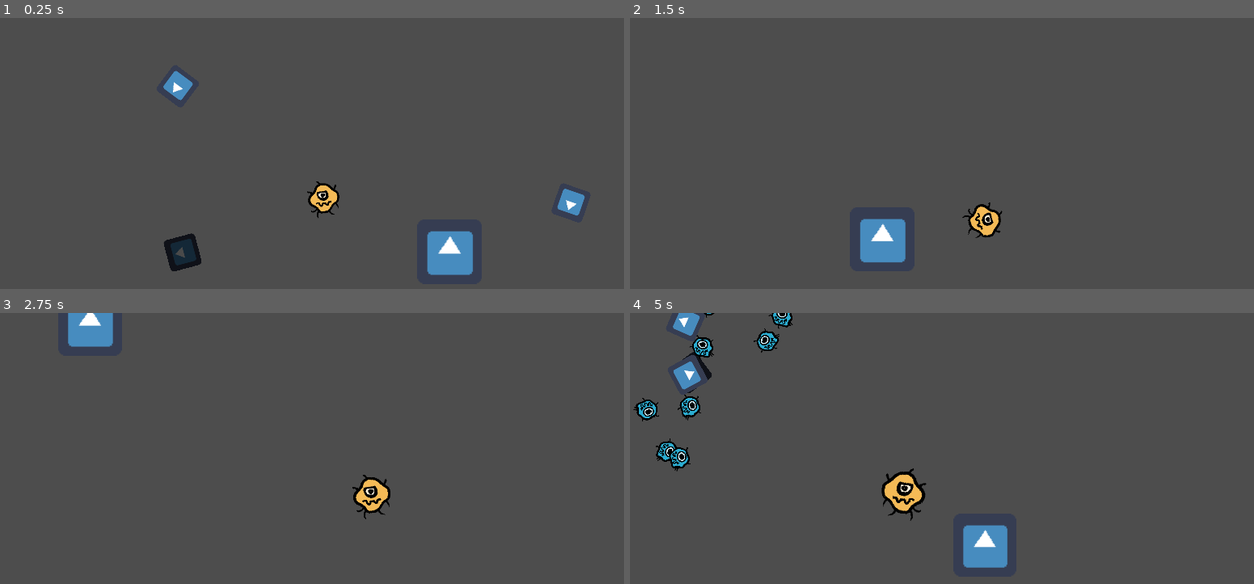
Above: before the commit, frames 1-4 (two rows, left to right).
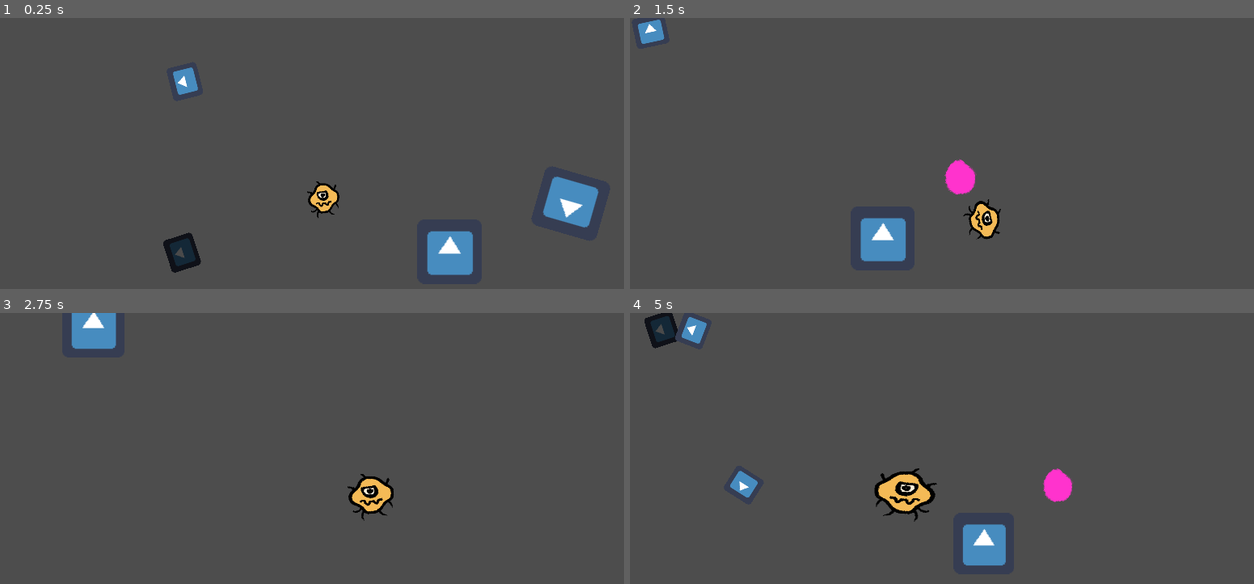
Above: after the commit, the same moments.

Repository: AlexPham0209/DishOut
Game: Godot game, scene res://src/Scenes/TestScene/PoisonTest.tscn
Two runs of this game, one before a commit and one after it. Both use one fixed random seed, a clock stepped at 60 frames per second and the inputs below. The project has no main scene, so this scene is started directly. The engine's default icon, where the game draws it, is replaced by a stand-in: a white triangle on a blue panel in a dark square.
Inputs:
- Up to frame 1 (0.25 s): no input
- Up to frame 2 (1.5 s): tap Enter at 0.5 s; hold D (Right) 0.53-1.28 s; tap Space (Interact) at 0.6, 1.35 s; hold S (Down) from 1.28 s (still down)
- Up to frame 3 (2.75 s): release S (Down) at 2.03 s; hold D (Right) from 2.03 s (still down); tap Space (Interact) at 2.1 s
- Up to frame 4 (5 s): release D (Right) at 2.78 s; hold W (Up) 2.78-3.53 s; tap Space (Interact) at 2.85, 3.6, 4.35 s; hold A (Left) from 3.53 s (still down)

The runs differ from the first frame. In frame 1, 1.4% of the frame differs, in the area x 26-96%, y 18-95%; in frame 2, 1.2%; in frame 3, 0.8%; in frame 4, 4.2%, in the area x 0-71%, y 0-95%.
Error before the commit: Parse Error: Preload file "res://src/Scenes/PoisonTimer.tscn" does not exist. (res://src/Scripts/Effects/PoisonEffect.gd:4)

Commit message:
Added a lot and I forgot to commit so I'm doing it now

Diff:
--- a/src/Scenes/Amoeba.tscn
+++ b/src/Scenes/Amoeba.tscn
@@ -1,16 +1,56 @@
-[gd_scene load_steps=5 format=3 uid="uid://c0utwiykrhy5g"]
+[gd_scene load_steps=9 format=3 uid="uid://c0utwiykrhy5g"]
 
 [ext_resource type="Script" path="res://src/Scripts/Cells/Amoeba.gd" id="1_3xfsd"]
 [ext_resource type="Texture2D" uid="uid://cn6w2amcfartv" path="res://src/Assets/Art/Petra/Pro_1.png" id="2_j3dh1"]
+[ext_resource type="Script" path="res://src/Scripts/Camera.gd" id="3_tjka0"]
 
 [sub_resource type="RectangleShape2D" id="RectangleShape2D_ul07s"]
 size = Vector2(32, 38)
+
+[sub_resource type="Animation" id="Animation_hxeeq"]
+resource_name = "Walk"
+length = 0.5
+loop_mode = 1
+tracks/0/type = "value"
+tracks/0/imported = false
+tracks/0/enabled = true
+tracks/0/path = NodePath("Sprite:scale")
+tracks/0/interp = 2
+tracks/0/loop_wrap = true
+tracks/0/keys = {
+"times": PackedFloat32Array(0, 0.233333, 0.5),
+"transitions": PackedFloat32Array(1, 2.2974, 1),
+"update": 0,
+"values": [Vector2(0.25, 0.25), Vector2(0.275, 0.2), Vector2(0.25, 0.25)]
+}
+
+[sub_resource type="Animation" id="Animation_1pqbn"]
+length = 0.001
+tracks/0/type = "value"
+tracks/0/imported = false
+tracks/0/enabled = true
+tracks/0/path = NodePath("Sprite:scale")
+tracks/0/interp = 1
+tracks/0/loop_wrap = true
+tracks/0/keys = {
+"times": PackedFloat32Array(0),
+"transitions": PackedFloat32Array(1),
+"update": 0,
+"values": [Vector2(0.25, 0.25)]
+}
+
+[sub_resource type="AnimationLibrary" id="AnimationLibrary_13a7h"]
+_data = {
+"RESET": SubResource("Animation_1pqbn"),
+"Walk": SubResource("Animation_hxeeq")
+}
 
 [sub_resource type="RectangleShape2D" id="RectangleShape2D_5d8oh"]
 
 [node name="Amoeba" type="CharacterBody2D"]
 script = ExtResource("1_3xfsd")
-growth = 1
+cam_growth_rate = 0.005
+scale_growth_rate = 0.075
 
 [node name="Sprite" type="Sprite2D" parent="."]
 scale = Vector2(0.25, 0.25)
@@ -23,8 +63,16 @@
 scale = Vector2(1e-05, 1e-05)
 process_callback = 0
 position_smoothing_enabled = true
+script = ExtResource("3_tjka0")
+NOISE_SHAKE_SPEED = 5.0
+NOISE_SHAKE_STRENGTH = 10.0
+SHAKE_DECAY_RATE = 1.5
+time = 0.1
 
 [node name="AnimationPlayer" type="AnimationPlayer" parent="."]
+libraries = {
+"": SubResource("AnimationLibrary_13a7h")
+}
 
 [node name="EatArea" type="Area2D" parent="."]
 collision_mask = 0
--- /dev/null
+++ b/src/Scenes/Blood.tscn
@@ -0,0 +1,32 @@
+[gd_scene load_steps=3 format=3 uid="uid://b8yujopof8a6l"]
+
+[ext_resource type="Texture2D" uid="uid://b3b58d4pv3410" path="res://src/Assets/Art/Blood.png" id="1_y7le8"]
+[ext_resource type="Script" path="res://src/Scripts/Blood.gd" id="2_cy6a1"]
+
+[node name="Blood" type="CPUParticles2D"]
+self_modulate = Color(1, 0.2, 0.2, 1)
+position = Vector2(151, 100)
+amount = 100
+lifetime = 0.25
+speed_scale = 2.0
+explosiveness = 1.0
+randomness = 0.6
+lifetime_randomness = 0.5
+texture = ExtResource("1_y7le8")
+emission_shape = 1
+emission_sphere_radius = 1.0
+spread = 75.0
+gravity = Vector2(0, 0)
+initial_velocity_min = 100.0
+initial_velocity_max = 350.0
+angle_max = 90.0
+scale_amount_min = 0.0
+scale_amount_max = 0.25
+script = ExtResource("2_cy6a1")
+
+[node name="Timer" type="Timer" parent="."]
+wait_time = 0.1
+one_shot = true
+autostart = true
+
+[connection signal="timeout" from="Timer" to="." method="_on_timer_timeout"]
--- a/src/Scenes/Enemy/Cell.tscn
+++ b/src/Scenes/Enemy/Cell.tscn
@@ -9,9 +9,47 @@
 [ext_resource type="Script" path="res://src/Scripts/States/DeathState.gd" id="7_25yi1"]
 [ext_resource type="Script" path="res://src/Scripts/Effects/Effect.gd" id="8_phfqo"]
 [ext_resource type="Resource" uid="uid://b52ef2wvfkw46" path="res://src/Resources/Effects/GrowEffect.tres" id="9_1jlkj"]
+[ext_resource type="PackedScene" uid="uid://b8yujopof8a6l" path="res://src/Scenes/Blood.tscn" id="10_vp6py"]
 
 [sub_resource type="RectangleShape2D" id="RectangleShape2D_qq0lg"]
-size = Vector2(12, 12)
+size = Vector2(33, 32)
+
+[sub_resource type="Animation" id="Animation_wouwy"]
+resource_name = "Walk"
+length = 0.5
+tracks/0/type = "value"
+tracks/0/imported = false
+tracks/0/enabled = true
+tracks/0/path = NodePath("Icon:scale")
+tracks/0/interp = 2
+tracks/0/loop_wrap = true
+tracks/0/keys = {
+"times": PackedFloat32Array(0, 0.233333, 0.5),
+"transitions": PackedFloat32Array(1, 2.92817, 1),
+"update": 0,
+"values": [Vector2(1, 1), Vector2(1.05, 0.95), Vector2(1, 1)]
+}
+
+[sub_resource type="Animation" id="Animation_10ycn"]
+length = 0.001
+tracks/0/type = "value"
+tracks/0/imported = false
+tracks/0/enabled = true
+tracks/0/path = NodePath("Icon:scale")
+tracks/0/interp = 1
+tracks/0/loop_wrap = true
+tracks/0/keys = {
+"times": PackedFloat32Array(0),
+"transitions": PackedFloat32Array(1),
+"update": 0,
+"values": [Vector2(0.5, 0.5)]
+}
+
+[sub_resource type="AnimationLibrary" id="AnimationLibrary_u65de"]
+_data = {
+"RESET": SubResource("Animation_10ycn"),
+"Walk": SubResource("Animation_wouwy")
+}
 
 [node name="Cell" type="CharacterBody2D"]
 script = ExtResource("1_rcpp6")
@@ -42,6 +80,12 @@
 [node name="Death" parent="States" instance=ExtResource("5_ft01m")]
 script = ExtResource("7_25yi1")
 effects = Array[ExtResource("8_phfqo")]([ExtResource("9_1jlkj")])
+blood = ExtResource("10_vp6py")
+
+[node name="AnimationPlayer" type="AnimationPlayer" parent="."]
+libraries = {
+"": SubResource("AnimationLibrary_u65de")
+}
 
 [connection signal="area_entered" from="Overlap" to="." method="player_enter"]
 [connection signal="area_exited" from="Overlap" to="." method="player_exit"]
--- a/src/Scenes/Enemy/Chaser.tscn
+++ b/src/Scenes/Enemy/Chaser.tscn
@@ -8,12 +8,20 @@
 [ext_resource type="Script" path="res://src/Scripts/States/AttackingState.gd" id="4_mjn46"]
 
 [node name="Chaser" instance=ExtResource("1_fb81a")]
+scale = Vector2(0.5, 0.5)
 script = ExtResource("2_xkoax")
 
 [node name="Sight" parent="." index="2" node_paths=PackedStringArray("entity", "state_machine") instance=ExtResource("3_6v82l")]
+visible = false
 entity = NodePath("..")
 state_machine = NodePath("../States")
 reaction_state = "Attacking"
+
+[node name="Enter" parent="Sight" index="0"]
+visible = true
+
+[node name="Exit" parent="Sight" index="1"]
+visible = true
 
 [node name="Death" parent="States" index="1"]
 effects = Array[ExtResource("4_hgosk")]([])
@@ -22,3 +30,5 @@
 script = ExtResource("4_mjn46")
 chase_speed = 125.0
 sprite = NodePath("../../Icon")
+
+[editable path="Sight"]
--- a/src/Scenes/Enemy/Fleer.tscn
+++ b/src/Scenes/Enemy/Fleer.tscn
@@ -6,15 +6,22 @@
 [ext_resource type="Script" path="res://src/Scripts/States/FleeingState.gd" id="2_wbhrk"]
 
 [node name="Fleer" instance=ExtResource("1_8fvpo")]
+scale = Vector2(0.25, 0.25)
 
 [node name="Icon" parent="." index="0"]
-scale = Vector2(0.25, 0.25)
 texture = ExtResource("2_8dbb2")
 
 [node name="Sight" parent="." index="2" node_paths=PackedStringArray("entity", "state_machine") instance=ExtResource("2_36aop")]
+scale = Vector2(4, 4)
 entity = NodePath("..")
 state_machine = NodePath("../States")
 reaction_state = "Fleeing"
+
+[node name="Enter" parent="Sight" index="0"]
+visible = true
+
+[node name="Exit" parent="Sight" index="1"]
+visible = true
 
 [node name="Fleeing" type="Node2D" parent="States" index="2" node_paths=PackedStringArray("sprite")]
 script = ExtResource("2_wbhrk")
--- a/src/Scenes/Enemy/Poisoner.tscn
+++ b/src/Scenes/Enemy/Poisoner.tscn
@@ -3,3 +3,4 @@
 [ext_resource type="PackedScene" uid="uid://bqdpfstiq5rfb" path="res://src/Scenes/Enemy/Cell.tscn" id="1_x7hw2"]
 
 [node name="Poisoner" instance=ExtResource("1_x7hw2")]
+scale = Vector2(0.5, 0.5)
--- a/src/Scenes/Enemy/Spawner.tscn
+++ b/src/Scenes/Enemy/Spawner.tscn
@@ -4,6 +4,7 @@
 [ext_resource type="PackedScene" uid="uid://rdbuxekfhsk1" path="res://src/Scenes/Components/SpawnTimer.tscn" id="2_sfx1n"]
 
 [node name="Spawner" instance=ExtResource("1_7011t")]
+scale = Vector2(0.5, 0.5)
 
 [node name="Icon" parent="." index="0"]
 modulate = Color(0.288518, 0.288518, 0.288518, 1)
--- a/src/Scenes/Enemy/Splitter.tscn
+++ b/src/Scenes/Enemy/Splitter.tscn
@@ -6,6 +6,7 @@
 [ext_resource type="PackedScene" uid="uid://dcwe2fhdssqod" path="res://src/Scenes/Enemy/Fleer.tscn" id="4_ermjx"]
 
 [node name="Splitter" instance=ExtResource("1_wdi83")]
+scale = Vector2(0.5, 0.5)
 
 [node name="Sight" parent="." index="2" node_paths=PackedStringArray("entity", "state_machine") instance=ExtResource("2_0njqb")]
 entity = NodePath("..")
--- /dev/null
+++ b/src/Scenes/Levels/Level.tscn
@@ -0,0 +1,59 @@
+[gd_scene load_steps=8 format=3 uid="uid://dvt6tmyt3u46e"]
+
+[ext_resource type="Shader" path="res://src/Shaders/Vignette.gdshader" id="1_pwt6p"]
+[ext_resource type="PackedScene" uid="uid://c0utwiykrhy5g" path="res://src/Scenes/Amoeba.tscn" id="2_7tf01"]
+[ext_resource type="PackedScene" uid="uid://dni3h0123ehkk" path="res://src/Scenes/Enemy/Spawner.tscn" id="2_e6vjr"]
+[ext_resource type="Shader" path="res://src/Shaders/ChromaticAberration.gdshader" id="2_xsx4r"]
+[ext_resource type="PackedScene" uid="uid://uv30qc2qalff" path="res://src/Scenes/Enemy/Splitter.tscn" id="3_q2wcw"]
+
+[sub_resource type="ShaderMaterial" id="ShaderMaterial_lhn4t"]
+shader = ExtResource("1_pwt6p")
+shader_parameter/inner_radius = 0.1
+shader_parameter/outer_radius = 0.75
+shader_parameter/vignette_strength = 0.5
+shader_parameter/dither_strength = 0.03
+shader_parameter/vignette_color = Color(0, 0, 0, 1)
+
+[sub_resource type="ShaderMaterial" id="ShaderMaterial_2dgtv"]
+shader = ExtResource("2_xsx4r")
+shader_parameter/r_displacement = Vector2(1, 0)
+shader_parameter/g_displacement = Vector2(0, 0)
+shader_parameter/b_displacement = Vector2(-1, 0)
+
+[node name="Level" type="Node2D"]
+
+[node name="Enemies" type="Node2D" parent="."]
+
+[node name="Splitter" parent="Enemies" instance=ExtResource("3_q2wcw")]
+position = Vector2(422, 58)
+
+[node name="Spawner" parent="Enemies" instance=ExtResource("2_e6vjr")]
+position = Vector2(185, 228)
+
+[node name="Effects" type="CanvasLayer" parent="."]
+
+[node name="Viginette" type="ColorRect" parent="Effects"]
+material = SubResource("ShaderMaterial_lhn4t")
+offset_right = 640.0
+offset_bottom = 360.0
+
+[node name="ChromaticAberration" type="ColorRect" parent="Effects"]
+material = SubResource("ShaderMaterial_2dgtv")
+offset_right = 640.0
+offset_bottom = 360.0
+
+[node name="ParallaxBackground" type="ParallaxBackground" parent="."]
+scroll_ignore_camera_zoom = true
+
+[node name="ParallaxLayer" type="ParallaxLayer" parent="ParallaxBackground"]
+motion_scale = Vector2(0, 0)
+
+[node name="ColorRect" type="ColorRect" parent="ParallaxBackground/ParallaxLayer"]
+offset_right = 640.0
+offset_bottom = 360.0
+color = Color(0.266575, 0.266575, 0.266575, 1)
+
+[node name="Amoeba" parent="." instance=ExtResource("2_7tf01")]
+position = Vector2(311, 174)
+cam_growth_rate = 0.01
+scale_growth_rate = 0.15
--- a/src/Scenes/TestScene/PoisonTest.tscn
+++ b/src/Scenes/TestScene/PoisonTest.tscn
@@ -1,9 +1,7 @@
-[gd_scene load_steps=9 format=3 uid="uid://df2vjeh54kjpx"]
+[gd_scene load_steps=7 format=3 uid="uid://df2vjeh54kjpx"]
 
 [ext_resource type="PackedScene" uid="uid://bqdpfstiq5rfb" path="res://src/Scenes/Enemy/Cell.tscn" id="1_3vtr1"]
 [ext_resource type="Script" path="res://src/Scripts/Effects/Effect.gd" id="2_650wc"]
-[ext_resource type="Resource" uid="uid://b52ef2wvfkw46" path="res://src/Resources/Effects/GrowEffect.tres" id="3_w60cc"]
-[ext_resource type="Resource" uid="uid://dsc67v6ykr7oo" path="res://src/Resources/Effects/PoisonEffect.tres" id="4_sasut"]
 [ext_resource type="PackedScene" uid="uid://c0utwiykrhy5g" path="res://src/Scenes/Amoeba.tscn" id="5_oan0j"]
 [ext_resource type="Texture2D" uid="uid://c8022nv1f3loo" path="res://icon.png" id="6_g5vbd"]
 [ext_resource type="PackedScene" uid="uid://uv30qc2qalff" path="res://src/Scenes/Enemy/Splitter.tscn" id="7_bied1"]
@@ -15,14 +13,13 @@
 position = Vector2(449, 155)
 
 [node name="Death" parent="Cell/States" index="1"]
-effects = Array[ExtResource("2_650wc")]([ExtResource("3_w60cc"), ExtResource("4_sasut")])
+effects = Array[ExtResource("2_650wc")]([])
 
 [node name="Amoeba" parent="." instance=ExtResource("5_oan0j")]
 position = Vector2(192, 148)
 max_growth = 100
-cam_growth_rate = 0.005
-scale_growth_rate = 0.075
-growth = 0
+cam_growth_rate = 0.01
+scale_growth_rate = 0.15
 min = 0.15
 
 [node name="Icon" type="Sprite2D" parent="."]
--- /dev/null
+++ b/src/Scripts/Blood.gd
@@ -0,0 +1,12 @@
+extends CPUParticles2D
+
+func _ready() -> void:
+	self.self_modulate.h = randf_range(0, 1)
+
+func _on_timer_timeout() -> void:
+	set_process(false)
+	set_physics_process(false)
+	set_process_input(false)
+	set_process_internal(false)
+	set_process_unhandled_input(false)
+	set_process_unhandled_key_input(false)
--- /dev/null
+++ b/src/Scripts/Camera.gd
@@ -0,0 +1,40 @@
+extends Camera2D
+
+
+@export var NOISE_SHAKE_SPEED: float = 30.0
+@export var NOISE_SHAKE_STRENGTH: float = 60.0
+@export var SHAKE_DECAY_RATE: float = 3.0
+@export var time = 0.25
+
+@onready var noise = FastNoiseLite.new()
+
+var noise_i: float = 0.0
+var shake_strength: float = 0.0
+var tween : Tween
+
+func screen_shake():
+	if tween:
+		tween.kill()
+	tween = create_tween()
+	tween.tween_property(self, "shake_strength", NOISE_SHAKE_STRENGTH, time).set_ease(Tween.EASE_IN_OUT)
+	tween.tween_property(self, "shake_strength", 0, time).set_ease(Tween.EASE_IN_OUT)
+
+
+func _process(delta):
+	shake_strength = lerp(shake_strength, 0.0, SHAKE_DECAY_RATE * delta)
+	var shake_offset = get_random_offset()
+	self.offset = shake_offset
+
+
+func enter_region(top, bottom, left, right):
+	self.limit_left = left
+	self.limit_top = top
+
+	self.limit_right = right
+	self.limit_bottom = bottom
+
+func get_random_offset() -> Vector2:
+	return Vector2(
+		randf_range(-shake_strength, shake_strength),
+		randf_range(-shake_strength, shake_strength)
+	)
--- a/src/Scripts/Cells/Amoeba.gd
+++ b/src/Scripts/Cells/Amoeba.gd
@@ -2,6 +2,7 @@
 extends CharacterBody2D
 
 @onready var sprite : Sprite2D = $Sprite
+@onready var animation_player : AnimationPlayer = $AnimationPlayer
 @export var speed : float = 300
 @export var acceleration : float = 25
 @export var friction : float = 10
@@ -47,10 +48,12 @@
 	if direction.length() != 0:
 		velocity.x = move_toward(velocity.x, direction.x * speed, acceleration)
 		velocity.y = move_toward(velocity.y, direction.y * speed, acceleration)
+		animation_player.play("Walk")
 		rotate_sprite(direction.angle())
 
 	else:
 		velocity.x = move_toward(velocity.x, 0, friction)
+		animation_player.stop()
 		velocity.y = move_toward(velocity.y, 0, friction)
 
 
@@ -64,6 +67,8 @@
 func grow(amount):
 	#Once reached max growth, then go to the next level
 	growth += amount
+	camera.screen_shake()
+
 	if growth >= max_growth:
 		print("Max growth.  Continue to next level")
 		return
--- a/src/Scripts/Cells/Enemy.gd
+++ b/src/Scripts/Cells/Enemy.gd
@@ -4,6 +4,7 @@
 @export var margin : Vector2 = Vector2(0.25, 0.25)
 @onready var state_machine : StateMachine = $States
 @onready var death_state : State = $States/Death
+@onready var animation_player : AnimationPlayer = $AnimationPlayer
 
 @export var growth_rate : float = 0.5
 @export var growth : int
@@ -25,6 +26,11 @@
 		eaten.emit()
 		state_machine.transition_to("Death", {})
 
+	if velocity != Vector2.ZERO:
+		animation_player.play("Walk")
+	else:
+		animation_player.stop()
+
 	move_and_slide()
 
 func player_enter(area: Area2D) -> void:
--- a/src/Scripts/Components/PoisonTimer.gd
+++ b/src/Scripts/Components/PoisonTimer.gd
@@ -7,7 +7,6 @@
 
 
 func _on_timeout() -> void:
-	print("Time")
 	if tick >= ticks:
 		queue_free()
 
--- a/src/Scripts/States/DeathState.gd
+++ b/src/Scripts/States/DeathState.gd
@@ -2,10 +2,15 @@
 extends State
 
 @export var effects : Array[Effect]
+@export var blood : PackedScene
 
 func enter(param : Dictionary = {}):
 	for effect in effects:
 		if effect is Effect:
 			effect.give_effect()
 
+	var instance = blood.instantiate()
+	instance.global_position = owner.global_position
+	get_tree().current_scene.add_child(instance)
+	get_tree().current_scene.move_child(instance, 0)
 	entity.queue_free()
--- a/src/Scripts/States/RoamingState.gd
+++ b/src/Scripts/States/RoamingState.gd
@@ -7,6 +7,9 @@
 @export var distance = 64
 @export var tolerance : float = 0.5
 @export var speed : float = 50
+
+func enter(param : Dictionary = {}):
+	change_target_position()
 
 func physics_update(delta):
 	var e = entity as Cell
--- /dev/null
+++ b/src/Shaders/Blood.gdshader
@@ -0,0 +1,29 @@
+shader_type particles;
+
+uniform float h: hint_range(0,1) = 1;
+uniform float s: hint_range(0,1) = 1;
+uniform float v: hint_range(0,1) = 1;
+
+vec3 rgb2hsv(vec3 c) {
+    vec4 K = vec4(0.0, -1.0 / 3.0, 2.0 / 3.0, -1.0);
+    vec4 p = mix(vec4(c.bg, K.wz), vec4(c.gb, K.xy), step(c.b, c.g));
+    vec4 q = mix(vec4(p.xyw, c.r), vec4(c.r, p.yzx), step(p.x, c.r));
+
+    float d = q.x - min(q.w, q.y);
+    float e = 1.0e-10;
+    return vec3(abs(q.z + (q.w - q.y) / (6.0 * d + e)), d / (q.x + e), q.x);
+}
+
+vec3 hsv2rgb(vec3 c) {
+    vec4 K = vec4(1.0, 2.0 / 3.0, 1.0 / 3.0, 3.0);
+    vec3 p = abs(fract(c.xxx + K.xyz) * 6.0 - K.www);
+    return c.z * mix(K.xxx, clamp(p - K.xxx, 0.0, 1.0), c.y);
+}
+
+void fragment() {
+	vec4 col = COLOR;
+
+	col.rgb = hsv2rgb(rgb2hsv(col.rgb) * vec3(h, s, v));
+
+	COLOR = col;
+}
--- /dev/null
+++ b/src/Shaders/ChromaticAberration.gdshader
@@ -0,0 +1,16 @@
+shader_type canvas_item;
+
+uniform sampler2D SCREEN_TEXTURE : hint_screen_texture, filter_linear_mipmap;
+uniform vec2 r_displacement = vec2(3.0, 0.0);
+uniform vec2 g_displacement = vec2(0.0, 0.0);
+uniform vec2 b_displacement = vec2(-3.0, 0.0);
+
+
+void fragment()
+{
+	float r = texture(SCREEN_TEXTURE, SCREEN_UV + vec2(SCREEN_PIXEL_SIZE*r_displacement), 0.0).r;
+	float g = texture(SCREEN_TEXTURE, SCREEN_UV + vec2(SCREEN_PIXEL_SIZE*g_displacement), 0.0).g;
+	float b = texture(SCREEN_TEXTURE, SCREEN_UV + vec2(SCREEN_PIXEL_SIZE*b_displacement), 0.0).b;
+
+	COLOR = vec4(r, g, b, 1.0);
+}
--- /dev/null
+++ b/src/Shaders/Vignette.gdshader
@@ -0,0 +1,17 @@
+shader_type canvas_item;
+
+uniform float inner_radius = 0.1;
+uniform float outer_radius = 1;
+uniform float vignette_strength = 1.0;
+uniform float dither_strength = 0.03;
+uniform vec4 vignette_color: source_color;
+
+
+void fragment() {
+	float dist = distance(UV, vec2(0.5));
+
+	float vignette = smoothstep(inner_radius, outer_radius, dist) * vignette_strength;
+	float dither = fract(sin(dot(UV, vec2(12.9898, 78.233))) * 43758.5453123) * dither_strength;
+
+	COLOR = vec4(vignette_color.rgb, vignette + dither);
+}
Binary file added: src/Assets/Art/Blood.png
Not shown, added: src/Assets/Art/Blood.png.import
Not shown: 1 places in src/Scenes/Enemy/Cell.tscn that only renumber resources
Not shown, added: src/Assets/Art/Blood.png~
